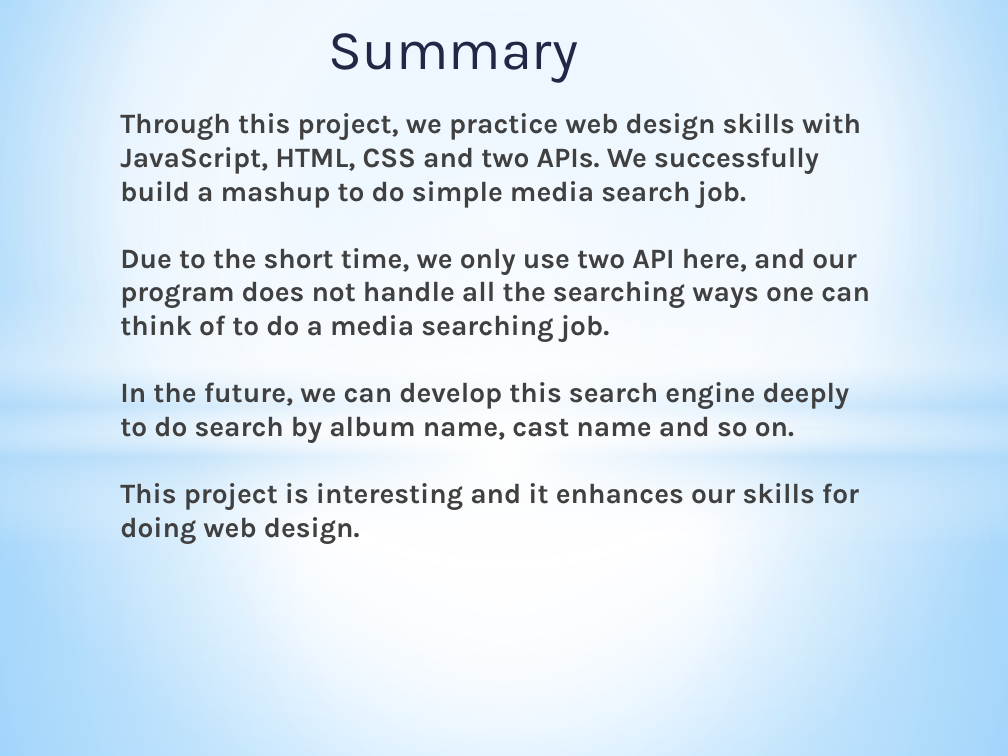
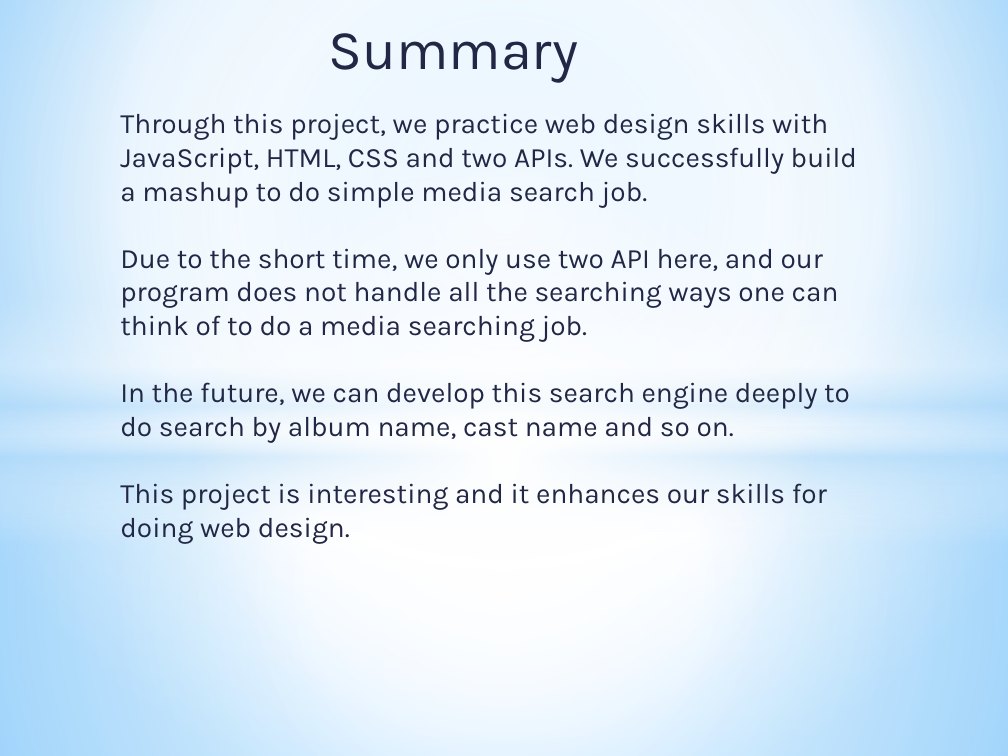
Before and after one commit to u0733159/CSCE438-hw2, a slide deck: slide 6 of csce438.pptx. Drawn at 1008x756 pixels with LibreOffice and Linux fonts; fonts in the diff are those of the drawing. Boxes give left, top, right and bottom in pixels: in the first picture for what was removed or moved away, otherwise in the second. Text is boxed around its words. In the diff, an @@ line names an element or a change of style, - is before the commit and + after.

```diff
--- a/csce438.pptx
+++ b/csce438.pptx
@@ title "Through this project, we practice ..." at box(120, 113, 857, 544): text colour gradient #000000 to #404040 to #212745 to #212745, bold off @@
```
Also in this commit, not shown: 4 other slides changed.
